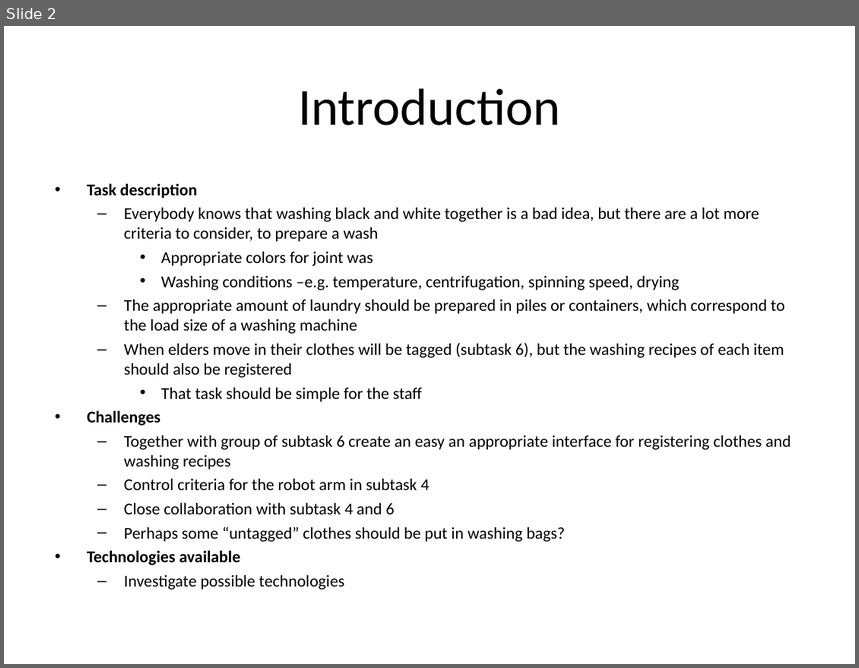
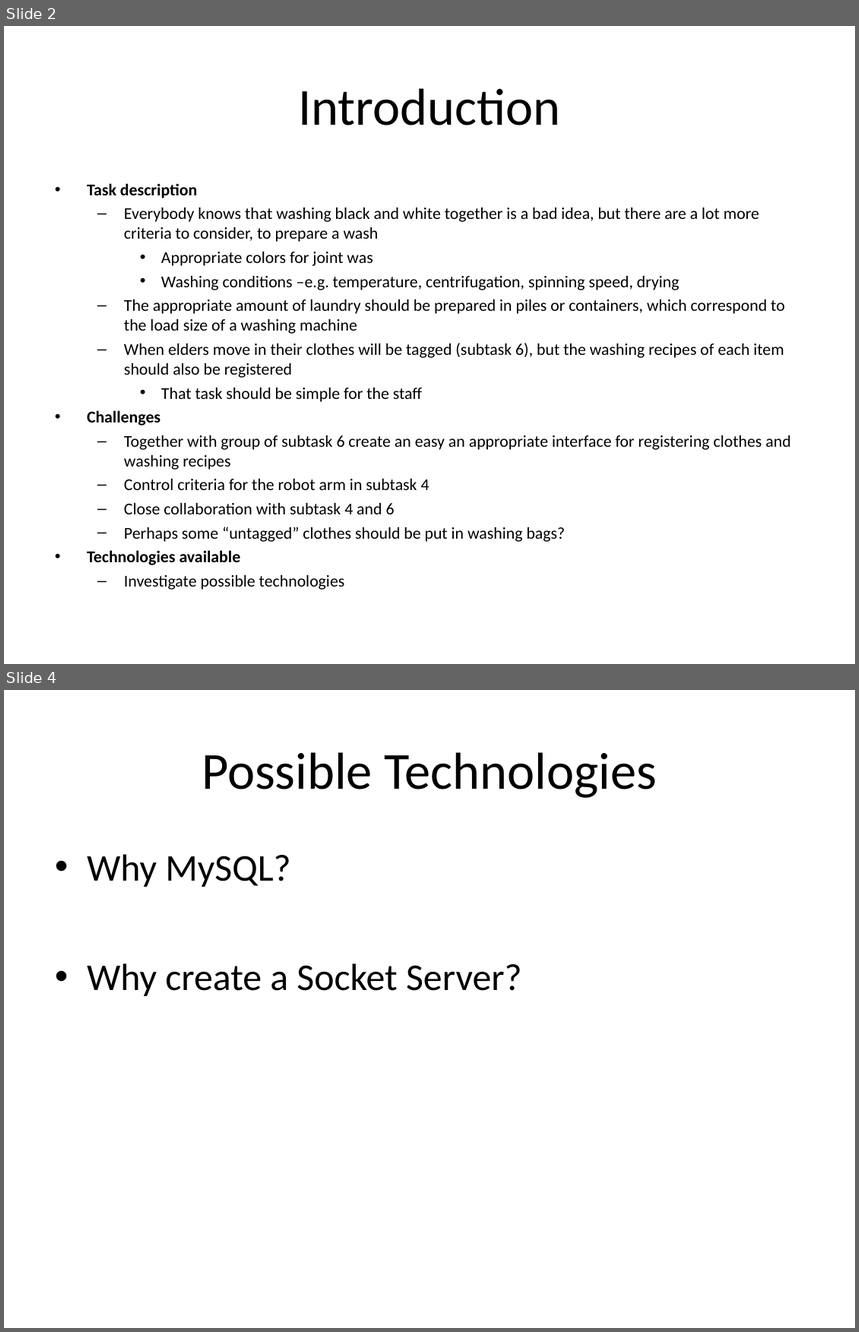
Before and after one commit to isurup/kalle-martin-group, a slide deck: RSD1/presentation/ExamMartin.ppt. Shown one above the other, each under a label of ours: slide 2 before the commit, slides 2 and 4 after it; the slides between them are not shown. The pictures are 859x668 and 859x1332 pixels, drawn with LibreOffice and Linux fonts; fonts in the diff are those of the drawing. Boxes give left, top, right and bottom in pixels: in the first picture for what was removed or moved away, otherwise in the second. Text is boxed around its words. In the diff, an @@ line names an element or a change of style, - is before the commit and + after.

```diff
--- a/RSD1/presentation/ExamMartin.ppt
+++ b/RSD1/presentation/ExamMartin.ppt
@@ slide 4 added at (x1=4, y1=690, x2=855, y2=1328), background #FFFFFF @@
@@ title added at (x1=202, y1=752, x2=656, y2=798), 44 pt, text #000000 @@
+Possible Technologies
@@ text added at (x1=87, y1=854, x2=522, y2=996), 32 pt, text #000000 @@
+• Why MySQL?
+• Why create a Socket Server?
```
Also in this commit, not shown: 4 slides changed, 3 other slides added, 3 slides removed.
